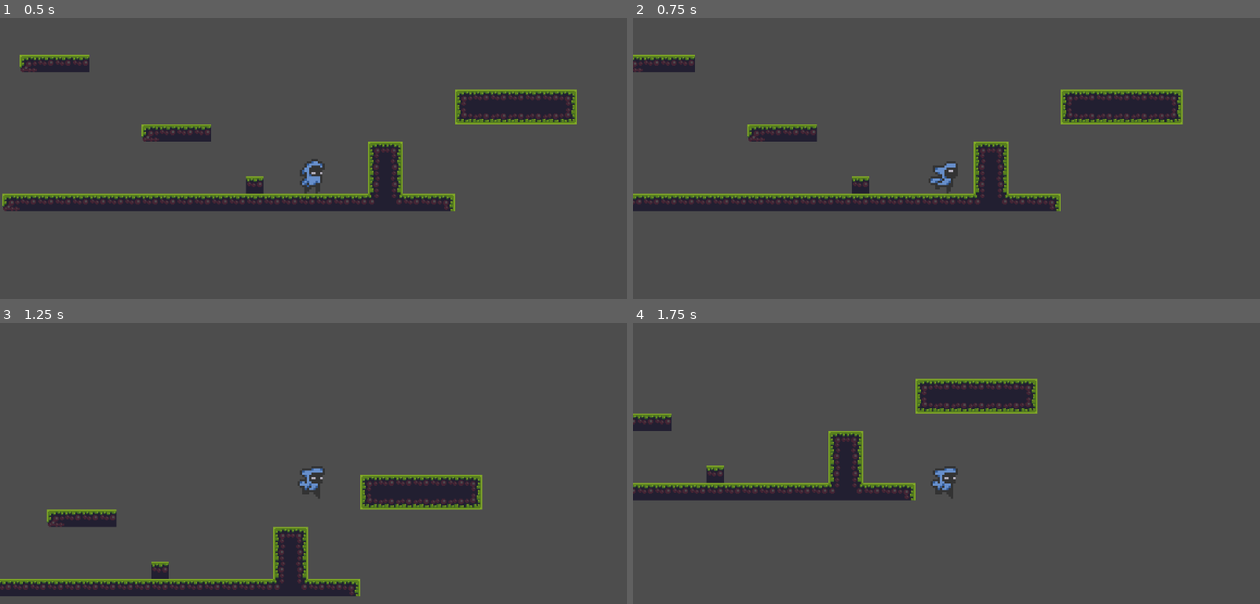
Above: before the commit, frames 1-4 (two rows, left to right).
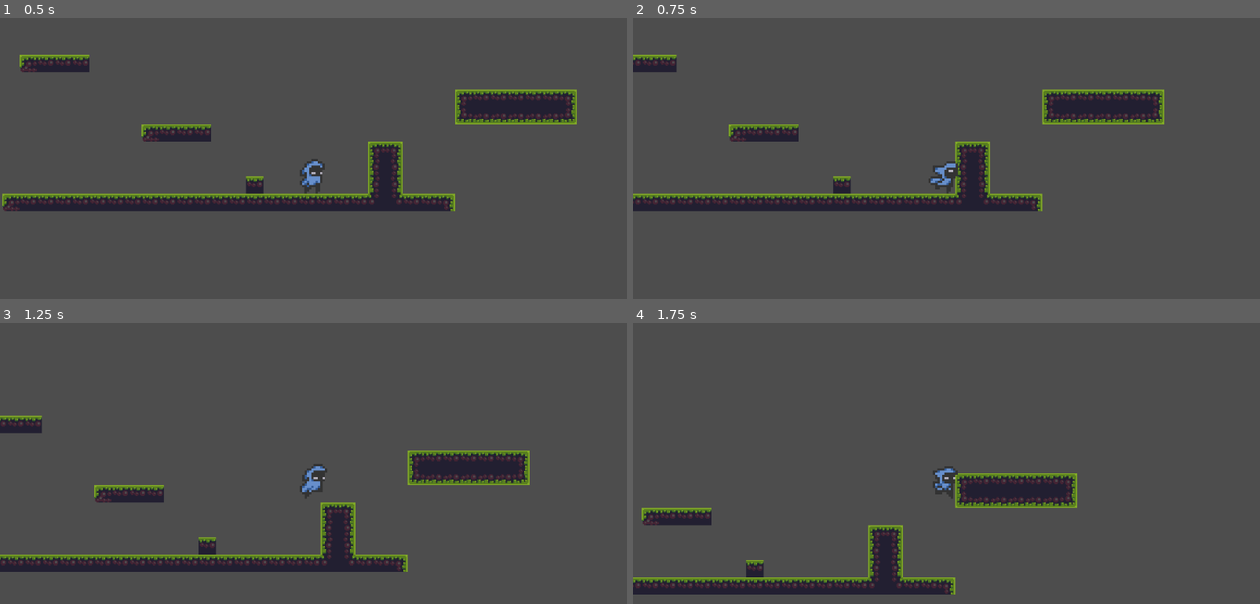
Above: after the commit, the same moments.

Repository: Veddersboy/millennium
Game: Godot game, scene res://Scenes/game.tscn
The game is run twice, just before and just after one commit, with the same random seed, the same clock (stepped at 60 frames per second) and the same inputs.
Inputs (mouse positions are in pixels of both pictures, inside the frame that each line leads up to):
- Up to frame 1 (0.5 s): no input
- Up to frame 2 (0.75 s): move the mouse to (1084, 175) at 0.52 s; hold D (move_right) from 0.53 s (still down); right-click (1084, 175) at 0.6 s
- Up to frame 3 (1.25 s): keep holding D (move_right); tap Space (jump) at 0.77, 0.8, 1.07 s
- Up to frame 4 (1.75 s): keep holding D (move_right); move the mouse to (821, 516) at 1.27 s; tap Space (jump) at 1.35, 1.52 s; right-click (821, 516) at 1.55 s

Frame 1 is identical in both runs. In frame 2, 4.8% of the frame differs, in the area x 0-88%, y 13-69%; in frame 3, 15%, in the area x 0-85%, y 32-98%; in frame 4, 14%.

Commit message:
Dash State implemented

Diff:
--- /dev/null
+++ b/Scenes/dash.gd
@@ -0,0 +1,30 @@
+extends State
+class_name dash
+
+@export
+var idle_state: State
+@export
+var move_state: State
+@export
+var fall_state: State
+
+var dash_time: float = 0
+
+func enter():
+	super()
+	dash_time = 0
+	parent.animations.play("dash")
+	var input_dir = Input.get_axis("move_left", "move_right")
+	if input_dir != 0:
+		parent.animations.flip_h = input_dir == -1
+		parent.velocity.x = parent.dash_speed * input_dir
+	else:
+		parent.velocity.x = parent.dash_speed * (1 if !parent.animations.flip_h else -1)
+	parent.velocity.y = 0 #Horizontal Dash only atm
+
+func process_physics(delta) -> State:
+	dash_time += delta
+	if dash_time > parent.dash_length:
+		return idle_state #Consider making a function to decide transition state within state manager or something
+	parent.move_and_slide()
+	return null
--- a/Scenes/player.tscn
+++ b/Scenes/player.tscn
@@ -13,6 +13,7 @@
 [ext_resource type="Script" uid="uid://bkag8835202qb" path="res://scripts/move.gd" id="11_pu2lt"]
 [ext_resource type="Script" uid="uid://c30pektmsro0v" path="res://scripts/jump.gd" id="11_ukyrk"]
 [ext_resource type="Script" uid="uid://crgihi45kww4h" path="res://scripts/fall.gd" id="13_ukyrk"]
+[ext_resource type="Script" uid="uid://b7f44ti6twxoo" path="res://Scenes/dash.gd" id="14_7dp3o"]
 
 [sub_resource type="AtlasTexture" id="AtlasTexture_wpjfl"]
 atlas = ExtResource("2_3smsa")
@@ -307,26 +308,36 @@
 script = ExtResource("9_f1ek2")
 starting_state = NodePath("idle")
 
-[node name="idle" type="Node" parent="state_machine" node_paths=PackedStringArray("fall_state", "jump_state", "move_state")]
+[node name="idle" type="Node" parent="state_machine" node_paths=PackedStringArray("fall_state", "jump_state", "move_state", "dash_state")]
 script = ExtResource("10_gymyn")
 fall_state = NodePath("../fall")
 jump_state = NodePath("../jump")
 move_state = NodePath("../move")
-
-[node name="jump" type="Node" parent="state_machine" node_paths=PackedStringArray("fall_state")]
+dash_state = NodePath("../dash")
+
+[node name="jump" type="Node" parent="state_machine" node_paths=PackedStringArray("fall_state", "dash_state")]
 script = ExtResource("11_ukyrk")
 fall_state = NodePath("../fall")
-
-[node name="move" type="Node" parent="state_machine" node_paths=PackedStringArray("fall_state", "jump_state", "idle_state")]
+dash_state = NodePath("../dash")
+
+[node name="move" type="Node" parent="state_machine" node_paths=PackedStringArray("fall_state", "jump_state", "idle_state", "dash_state")]
 script = ExtResource("11_pu2lt")
 fall_state = NodePath("../fall")
 jump_state = NodePath("../jump")
 idle_state = NodePath("../idle")
-
-[node name="fall" type="Node" parent="state_machine" node_paths=PackedStringArray("idle_state", "move_state")]
+dash_state = NodePath("../dash")
+
+[node name="fall" type="Node" parent="state_machine" node_paths=PackedStringArray("idle_state", "move_state", "dash_state")]
 script = ExtResource("13_ukyrk")
 idle_state = NodePath("../idle")
 move_state = NodePath("../move")
+dash_state = NodePath("../dash")
+
+[node name="dash" type="Node" parent="state_machine" node_paths=PackedStringArray("idle_state", "move_state", "fall_state")]
+script = ExtResource("14_7dp3o")
+idle_state = NodePath("../idle")
+move_state = NodePath("../move")
+fall_state = NodePath("../fall")
 
 [connection signal="timeout" from="DashTime" to="." method="_on_dash_time_timeout"]
 [connection signal="timeout" from="DashCD" to="." method="_on_dash_cd_timeout"]
--- a/scripts/fall.gd
+++ b/scripts/fall.gd
@@ -6,19 +6,25 @@
 @export
 var move_state: State
 @export
-var minSpeed : float = 0.005
+var dash_state : State
 
 func enter():
 	super()
 	parent.animations.play("fall")
 
+func process_input (event: InputEvent) -> State:
+	if Input.is_action_just_pressed("dash"):
+		return dash_state
+	return null
+
 func process_physics(delta) -> State:
 	var input_dir = Input.get_axis("move_left", "move_right")
+	parent.animations.flip_h = input_dir == -1 if input_dir != 0 else parent.animations.flip_h
 	parent.velocity.x = move_toward(parent.velocity.x, input_dir * parent.maxSpeed, parent.acceleration * delta)
 	parent.velocity.y += parent.gravity * delta
 
 	if parent.is_on_floor():
-		if input_dir != 0 && abs(parent.velocity.x) < minSpeed:
+		if input_dir != 0 && abs(parent.velocity.x) < parent.minSpeed:
 			return idle_state
 		else:
 			return move_state
--- a/scripts/idle.gd
+++ b/scripts/idle.gd
@@ -7,6 +7,8 @@
 var jump_state : State
 @export
 var move_state : State
+@export
+var dash_state : State
 
 func enter():
 	super()
@@ -15,10 +17,11 @@
 
 func process_input(event: InputEvent) -> State:
 	if Input.is_action_just_pressed("jump") and parent.is_on_floor():
-		print("JUMP")
 		return jump_state
 	if Input.get_axis("move_left","move_right") != 0:
 		return move_state
+	if Input.is_action_just_pressed("dash"):
+		return dash_state
 	return null
 
 func process_physics(delta) -> State:
--- a/scripts/jump.gd
+++ b/scripts/jump.gd
@@ -3,14 +3,22 @@
 
 @export
 var fall_state : State
+@export
+var dash_state : State
 
 func enter():
 	super()
 	parent.velocity.y = parent.jump_velocity
 	parent.animations.play("jump")
 
+func process_input (event: InputEvent) -> State:
+	if Input.is_action_just_pressed("dash"):
+		return dash_state
+	return null
+
 func process_physics(delta) -> State:
 	var input_dir = Input.get_axis("move_left", "move_right")
+	parent.animations.flip_h = input_dir == -1 if input_dir != 0 else parent.animations.flip_h
 	parent.velocity.x = move_toward(parent.velocity.x, input_dir * parent.maxSpeed, parent.acceleration * delta)
 
 	parent.velocity.y += parent.gravity * delta
--- a/scripts/move.gd
+++ b/scripts/move.gd
@@ -7,6 +7,8 @@
 var jump_state : State
 @export
 var idle_state : State
+@export
+var dash_state : State
 
 func enter():
 	super()
@@ -14,8 +16,9 @@
 
 func process_input (event: InputEvent) -> State:
 	if Input.is_action_just_pressed("jump") and parent.is_on_floor():
-		print("JUMP")
 		return jump_state
+	if Input.is_action_just_pressed("dash"):
+		return dash_state
 	return null
 
 func process_physics(delta) -> State:
@@ -31,8 +34,7 @@
 			return idle_state
 		parent.velocity.x = move_toward(parent.velocity.x, 0, parent.friction * delta)
 	else:
-		if((input_dir == 1.0) == parent.animations.flip_h):
-			parent.animations.flip_h = !parent.animations.flip_h
+		parent.animations.flip_h = input_dir == -1 if input_dir != 0 else parent.animations.flip_h
 		parent.velocity.x = move_toward(parent.velocity.x, input_dir * parent.maxSpeed, parent.acceleration * delta)
 	parent.move_and_slide()
 	return null
--- a/scripts/player.gd
+++ b/scripts/player.gd
@@ -24,6 +24,15 @@
 var acceleration = 1800.0
 @export
 var friction = 2000.0
+@export
+var dash_speed : float = 400.0
+@export
+var dash_length : float = 0.2
+@export
+var dash_CD : float = 0.8
+@export
+var has_dash : bool = false
+
 
 func _ready() -> void:
 	state_machine.init(self)
Not shown, added: Scenes/dash.gd.uid
Not shown: 1 places in Scenes/player.tscn that only renumber resources
